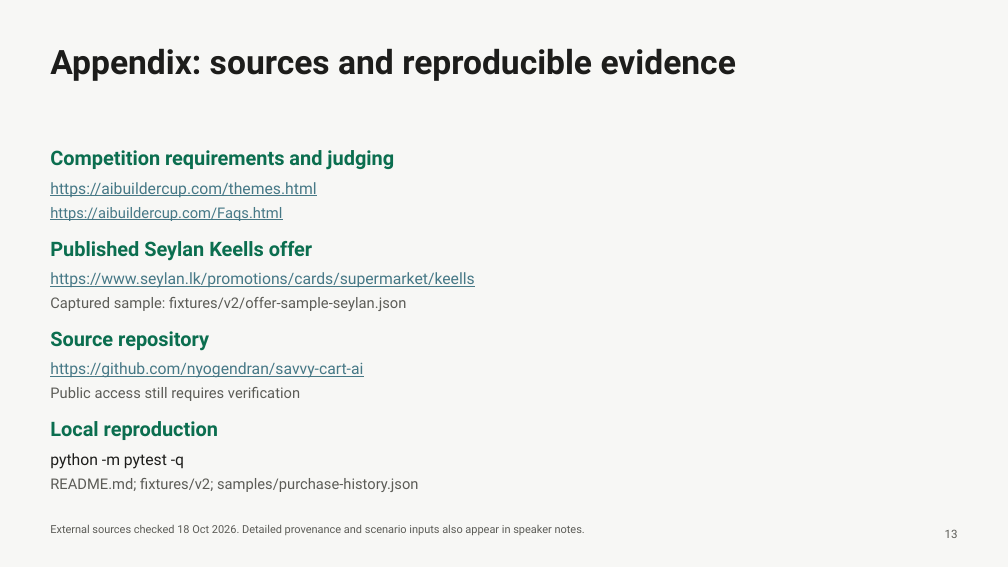
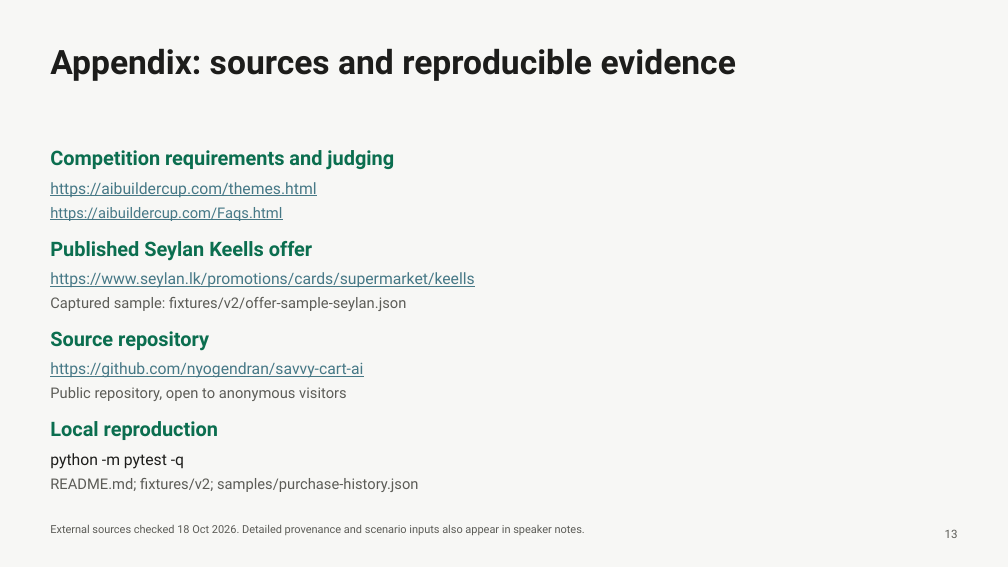
Before and after one commit to nyogendran/savvy-cart-ai, a slide deck: slide 13 of docs/submission/Savvy-Cart-AI-gTaprobane-Final.pptx. Drawn at 1008x567 pixels with LibreOffice and Linux fonts; fonts in the diff are those of the drawing. Boxes give left, top, right and bottom in pixels: in the first picture for what was removed or moved away, otherwise in the second. Text is boxed around its words. In the diff, an @@ line names an element or a change of style, - is before the commit and + after.

```diff
--- a/docs/submission/Savvy-Cart-AI-gTaprobane-Final.pptx
+++ b/docs/submission/Savvy-Cart-AI-gTaprobane-Final.pptx
@@ text at [50,387,347,401]: text changed @@
-Public access still requires verification
+Public repository, open to anonymous visitors
```
Also in this commit, not shown: 5 other slides changed, 1 other file.
